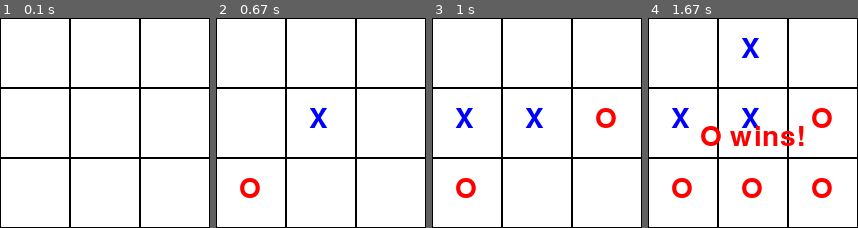
Above: before the commit, frames 1-4 (left to right).
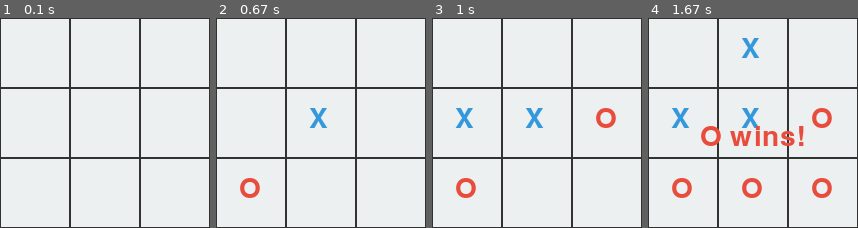
Above: after the commit, the same moments.

Repository: i0z0m/tic-tac-toe-pygame
Game: pygame game, started from src/tic_tac_toe_pygame/main.py
Two runs of this game, one before a commit and one after it. Both use one fixed random seed, a clock stepped at 60 frames per second and the inputs below.
Inputs (mouse positions are in pixels of both pictures, inside the frame that each line leads up to):
- Up to frame 1 (0.1 s): no input
- Up to frame 2 (0.67 s): click (321, 123) at 0.38 s
- Up to frame 3 (1 s): click (486, 123) at 0.72 s
- Up to frame 4 (1.67 s): click (782, 49) at 1.05 s; click (757, 51) at 1.38 s

The runs differ from the first frame. In frame 1, 5.6% of the frame differs, in the area x 0-100%, y 0-100%; in frame 2, 6.5%; in frame 3, 7.5%; in frame 4, 11%.

Commit message:
Modernize the tone

Diff:
--- a/src/tic_tac_toe_pygame/main.py
+++ b/src/tic_tac_toe_pygame/main.py
@@ -11,10 +11,10 @@
 COLS = 3
 CELL_SIZE = WIDTH // COLS
 FONT_SIZE = WIDTH // 5
-BLACK = (0, 0, 0)
-RED = (255, 0, 0)
-BLUE = (0, 0, 255)
-WHITE = (255, 255, 255)
+BLACK = (50, 50, 50)
+RED = (231, 76, 60)
+BLUE = (52, 152, 219)
+WHITE = (236, 240, 241)
 
 
 def check_winner(board: List[List[str]]) -> Optional[str]:
